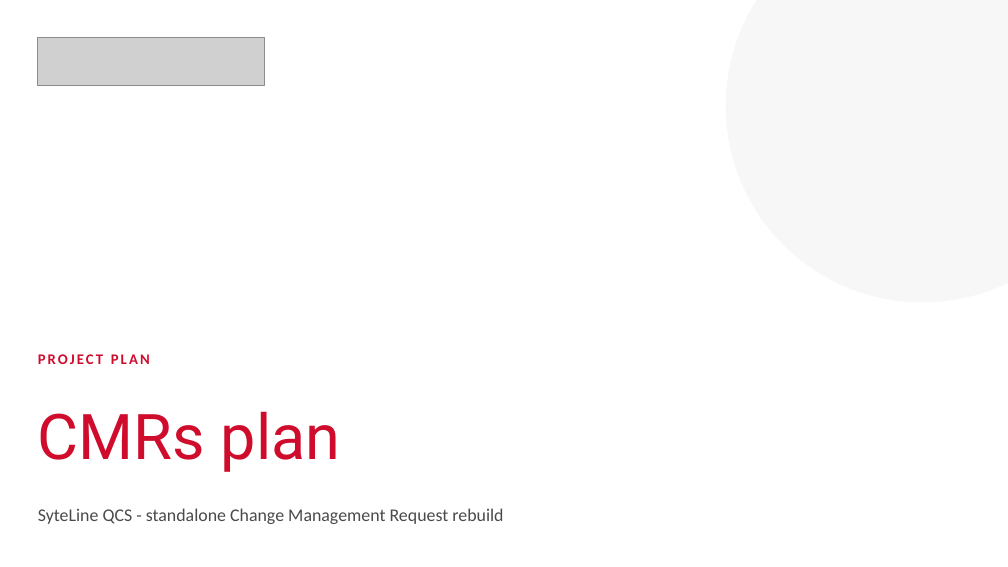
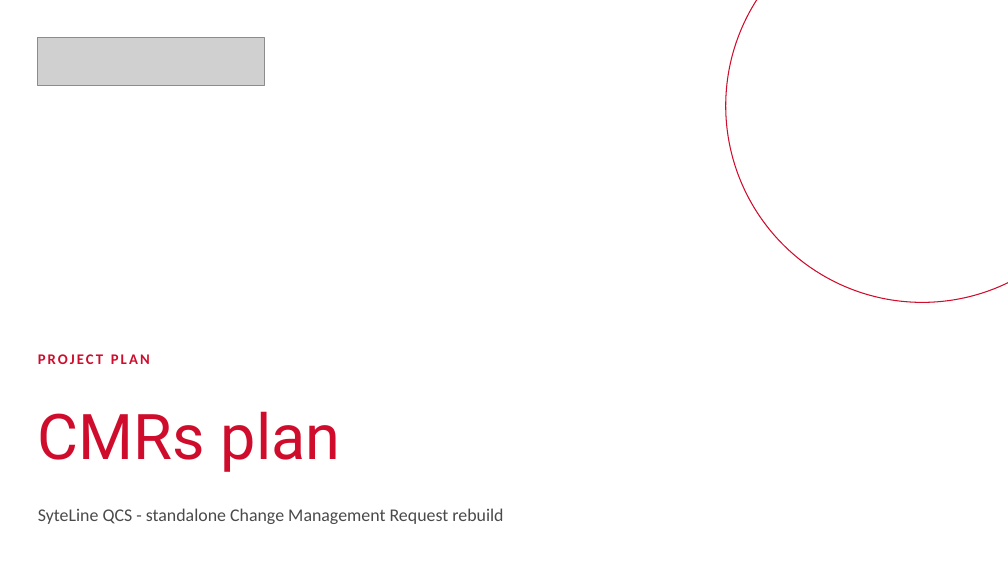
Before and after one commit to Enflite/eCMRs, a slide deck: slide 1 of docs/presentations/eCMRs_plan.pptx. Drawn at 1008x567 pixels with LibreOffice and Linux fonts; fonts in the diff are those of the drawing; grey boxes stand for pictures. Boxes give left, top, right and bottom in pixels: in the first picture for what was removed or moved away, otherwise in the second. Text is boxed around its words. In the diff, an @@ line names an element or a change of style, - is before the commit and + after.

```diff
--- a/docs/presentations/eCMRs_plan.pptx
+++ b/docs/presentations/eCMRs_plan.pptx
@@ ellipse at <box>726,0,1008,302</box>: fill #F7F7F7 to #FFFFFF; outline none to #CF0C2C 1 pt @@
```
Also in this commit, not shown: 13 other slides changed.
